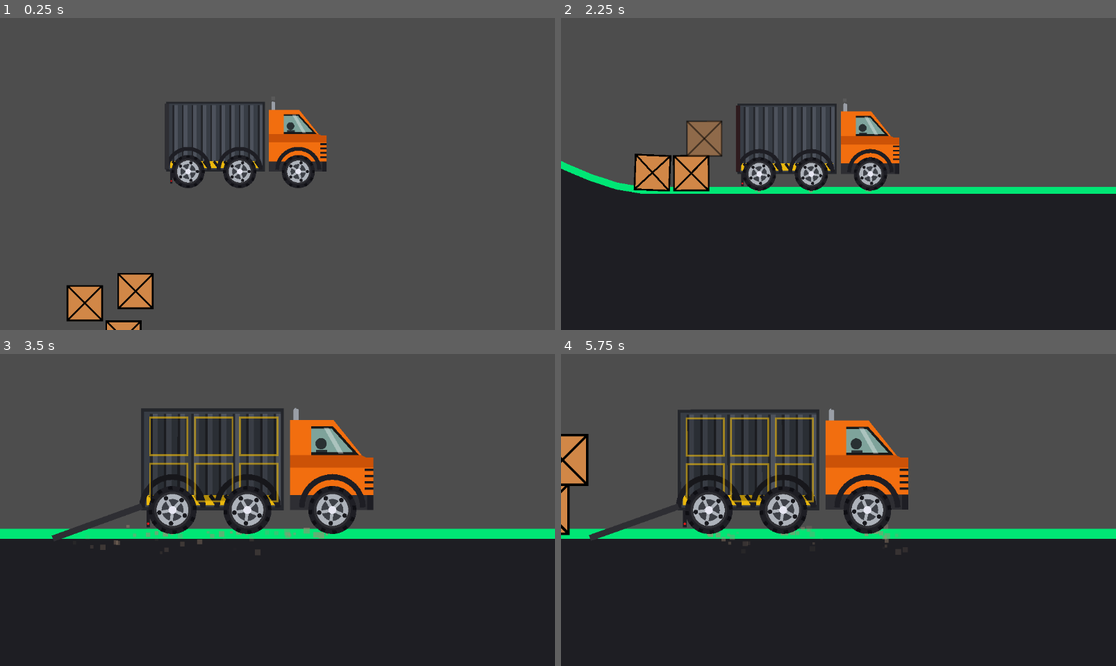
Above: before the commit, frames 1-4 (two rows, left to right).
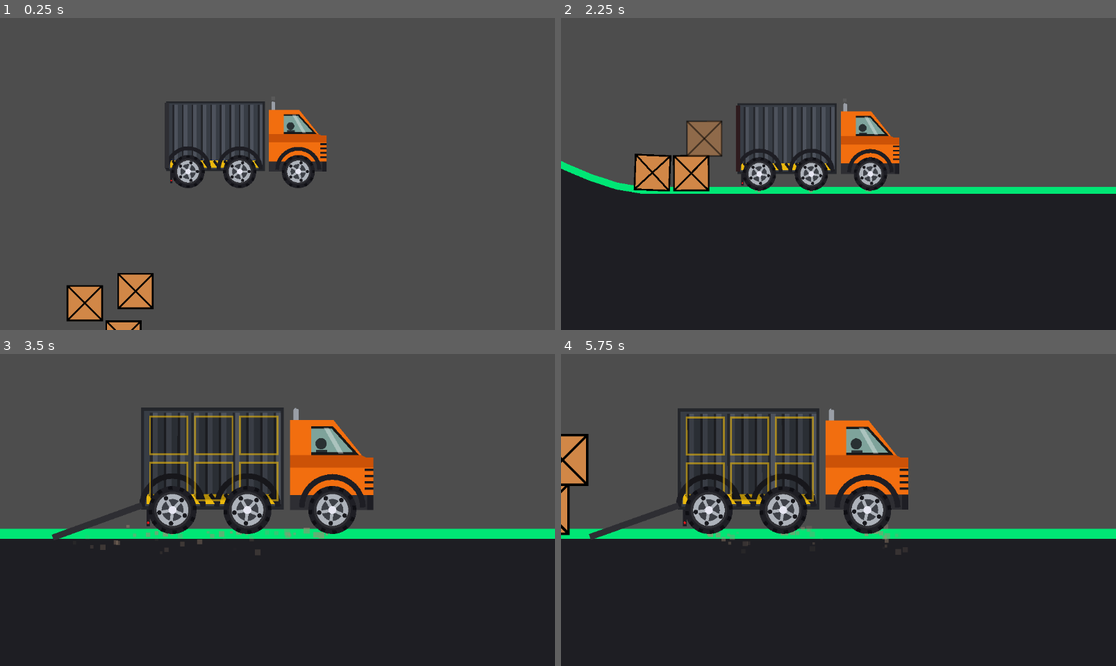
Above: after the commit, the same moments.

Repository: Addressmehari/truck-kun
Game: Godot game, scene res://main.tscn
Same seed, same stepped clock (60 frames per second), same inputs: the game is played once before the commit and once after it.
Inputs (mouse positions are in pixels of both pictures, inside the frame that each line leads up to):
- Up to frame 1 (0.25 s): no input
- Up to frame 2 (2.25 s): tap Enter at 0.5 s; drag from (655, 320) to (894, 105) at 0.52 s; drag from (694, 174) to (810, 236) at 1.27 s; move the mouse to (705, 139) at 2.02 s; hold Right (ui_right) from 2.03 s (still down); tap E at 2.1 s; click (705, 139) at 2.17 s
- Up to frame 3 (3.5 s): release Right (ui_right) at 2.75 s; drag from (249, 572) to (111, 463) at 2.77 s
- Up to frame 4 (5.75 s): move the mouse to (1005, 556) at 3.52 s; hold Left (ui_left) 3.53-4.25 s; tap E at 3.6, 5.1 s; drag from (1093, 510) to (755, 432) at 4.27 s; move the mouse to (866, 510) at 5.02 s; hold Left (ui_left) from 5.03 s (still down); click (866, 510) at 5.17 s

The runs differ from the first frame. In frame 1, less than 0.1% of the frame differs, in the area x 29-48%, y 27-53%; in frame 2, less than 0.1%; in frame 3, 0.9%; in frame 4, 0.9%, in the area x 5-47%, y 17-60%.

Commit message:
collision bw body and head fixed

Diff:
--- a/container_body.gd
+++ b/container_body.gd
@@ -22,6 +22,8 @@
 var backdoor_blocked: bool = false
 var dust_particles_2: CPUParticles2D
 var dust_particles_3: CPUParticles2D
+var bounce_offset := Vector2.ZERO
+var backdoor_start_pos := Vector2.ZERO
 
 func _ready() -> void:
 	# Hide default placeholder rectangles
@@ -31,6 +33,9 @@
 	var rim_rect = get_node_or_null("rim_back")
 	if rim_rect:
 		rim_rect.visible = false
+
+	if backdoor:
+		backdoor_start_pos = backdoor.position
 
 	if Engine.is_editor_hint():
 		return
@@ -92,6 +97,20 @@
 
 	# Control tyre dust emissions
 	var speed = linear_velocity.length()
+
+	# Calculate suspension bounce vibration (subtle and smooth)
+	var bounce = 0.0
+	if speed > 10.0:
+		# Very subtle road vibration, max 0.8 pixels
+		bounce = sin(Time.get_ticks_msec() * 0.025) * clamp(speed * 0.015, 0.3, 0.8)
+	else:
+		# Slow breathing idle trailer shake, max 0.3 pixels
+		bounce = sin(Time.get_ticks_msec() * 0.012) * 0.3
+
+	bounce_offset = Vector2(0, bounce)
+
+	if backdoor:
+		backdoor.position = backdoor_start_pos + bounce_offset
 	var emit_2 = false
 	var emit_3 = false
 	if speed > 30.0:
@@ -138,6 +157,9 @@
 	if not is_instance_valid(truck):
 		return
 
+	# Apply visual container bounce/shake
+	draw_set_transform(bounce_offset)
+
 	var container_left = -117.0
 	var container_right = -5.0
 	var container_top = -80.0
@@ -146,10 +168,10 @@
 	# --- 1. Draw Suspension Springs ---
 	if is_instance_valid(tyre_2):
 		var local_tyre = to_local(tyre_2.global_position)
-		draw_spring(Vector2(-33, -30), local_tyre, 7.0, 5)
+		draw_spring(Vector2(-33, -30), local_tyre - bounce_offset, 7.0, 5)
 	if is_instance_valid(tyre_3):
 		var local_tyre = to_local(tyre_3.global_position)
-		draw_spring(Vector2(-93, -30), local_tyre, 7.0, 5)
+		draw_spring(Vector2(-93, -30), local_tyre - bounce_offset, 7.0, 5)
 
 	# --- 2. Draw Mudflap (Behind Rear Wheel) ---
 	draw_rect(Rect2(-114, 0, 3, 14), Color(0.12, 0.12, 0.14), true)
--- a/truck.tscn
+++ b/truck.tscn
@@ -69,6 +69,7 @@
 position = Vector2(-2, -25)
 node_a = NodePath("../chassis")
 node_b = NodePath("../container_body")
+disable_collision = false
 
 [node name="tyre-1" parent="." instance=ExtResource("2_tyre_scene")]
 position = Vector2(35, 0)
